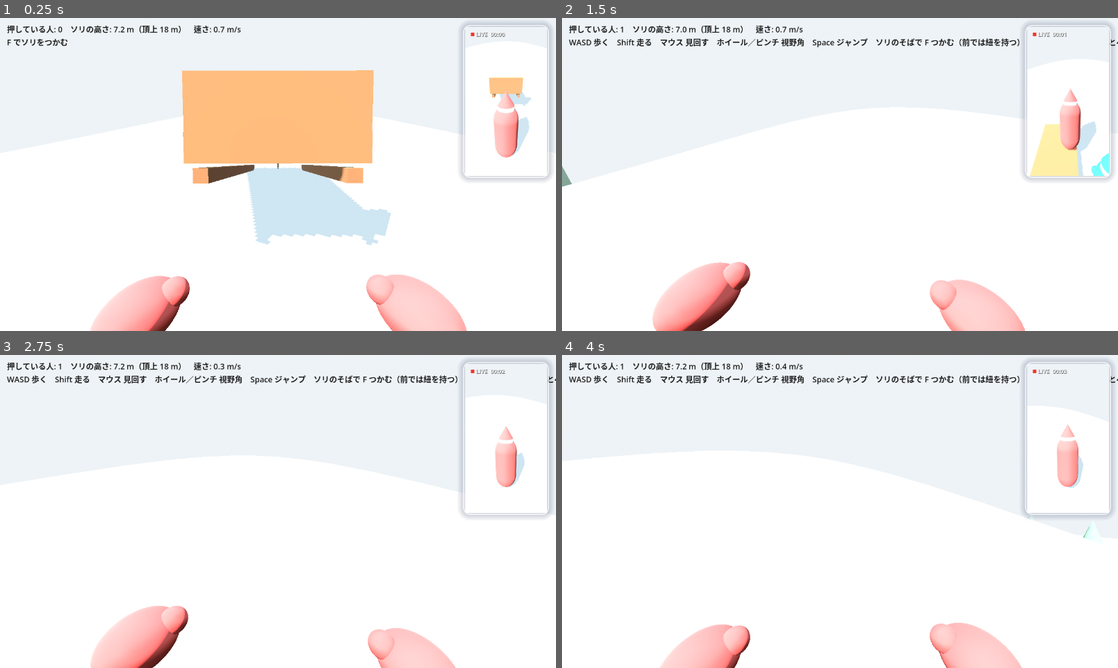
Above: before the commit, frames 1-4 (two rows, left to right).
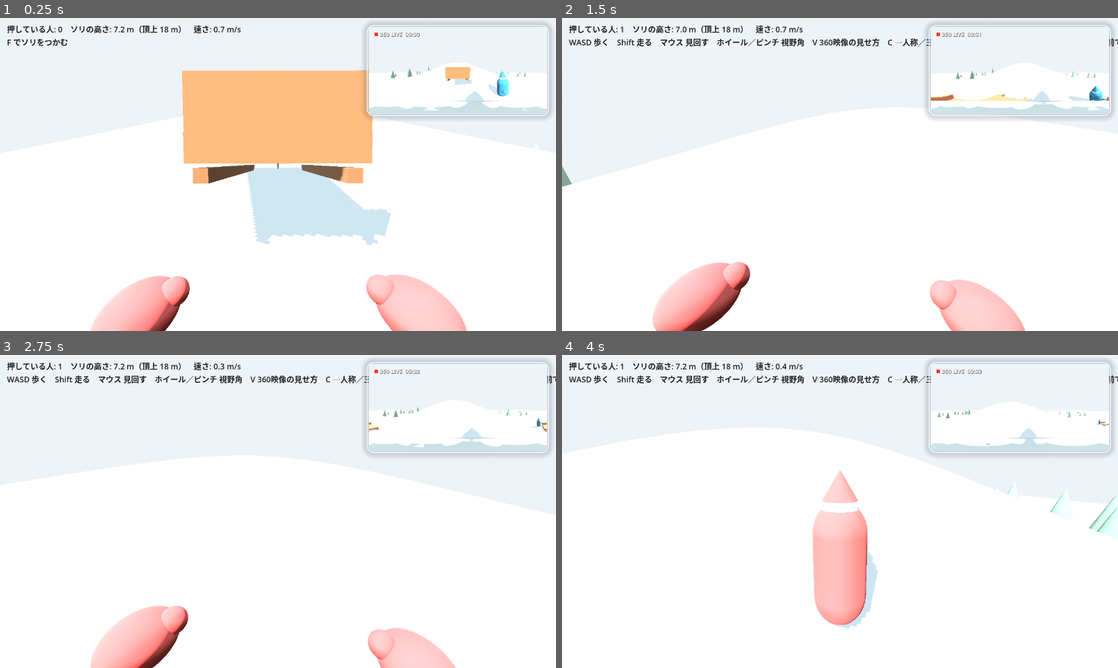
Above: after the commit, the same moments.

Repository: rigelpain/Lodge
Game: Godot game, scene res://main.tscn
Two runs of this game, one before a commit and one after it. Both use one fixed random seed, a clock stepped at 60 frames per second and the inputs below.
Inputs (mouse positions are in pixels of both pictures, inside the frame that each line leads up to):
- Up to frame 1 (0.25 s): no input
- Up to frame 2 (1.5 s): tap Enter at 0.5 s; move the mouse to (867, 174) at 0.52 s; hold W from 0.53 s (still down); tap R at 0.6 s; tap Space at 0.77 s; tap V at 0.8, 1.35 s; move the mouse to (812, 174) at 1.27 s
- Up to frame 3 (2.75 s): keep holding W; tap Space at 1.52 s; tap C at 1.55, 2.1 s; move the mouse to (289, 505) at 2.02 s; tap R at 2.3 s
- Up to frame 4 (4 s): keep holding W; move the mouse to (834, 517) at 2.77 s; tap R at 2.85 s; tap Space at 3.02, 3.77 s; tap V at 3.05, 3.6 s; move the mouse to (878, 514) at 3.52 s; tap C at 3.8 s

The runs differ from the first frame. In frame 1, 3.9% of the frame differs, in the area x 65-100%, y 1-52%; in frame 2, 5.0%; in frame 3, 3.5%; in frame 4, 11%, in the area x 17-100%, y 1-100%.

Commit message:
ライブ映像を頭上の 360° カメラの全天球に。C で一人称／三人称
代表の言葉「ライブ映像は自キャラの頭の上に 360 度カメラを付けていることにして、
その 360 度映像を出してほしい。いまはただの TPS」「三人称」。
頭のてっぺんに 6 台のカメラを置いて 6 方向を同時に撮り、シェーダで 1 枚の
全天球（正距円筒、中央が前・端が後ろ、水平は固定）に合成する。V でリトルプラネット。
本体の画面は C で一人称と三人称を切り替える（三人称では自分の体を映し、手は映さない）。
確かめ用に --third を足した。

Co-Authored-By: Claude Fable 5.1 <noreply@anthropic.com>

Diff:
--- a/game/main.gd
+++ b/game/main.gd
@@ -24,7 +24,6 @@
 var _duty := 0
 var _frames := 0
 var _sim_sent := false
-var pip_cam: Camera3D
 var pip_label: Label
 
 
@@ -78,27 +77,104 @@
 	add_child(layer)
 
 
-## 右上の縦長のライブ映像: 後ろ上から自分を追う、もう一つのカメラ
+## 右上のライブ映像: 自分の頭の上に載せた 360° カメラの映像。
+## 6 方向を同時に撮り、シェーダで 1 枚の全天球（正距円筒）に合成する。V でリトルプラネット
+const FACE_PX := 320
+const PIP_EQ := Vector2(420, 210)       # 全天球の窓 (2:1)
+const PIP_PLANET := Vector2(260, 260)   # リトルプラネットの窓
+# 面ごとの [前 A, 上 U, 右 R]。シェーダ側も同じ向きで読む
+const FACES := [
+	[Vector3(0, 0, -1), Vector3(0, 1, 0), Vector3(1, 0, 0)],   # 前
+	[Vector3(0, 0, 1), Vector3(0, 1, 0), Vector3(-1, 0, 0)],   # 後ろ
+	[Vector3(1, 0, 0), Vector3(0, 1, 0), Vector3(0, 0, 1)],    # 右
+	[Vector3(-1, 0, 0), Vector3(0, 1, 0), Vector3(0, 0, -1)],  # 左
+	[Vector3(0, 1, 0), Vector3(0, 0, 1), Vector3(1, 0, 0)],    # 上
+	[Vector3(0, -1, 0), Vector3(0, 0, -1), Vector3(1, 0, 0)],  # 下
+]
+const PIP_SHADER := """
+shader_type canvas_item;
+uniform sampler2D f0; uniform sampler2D f1; uniform sampler2D f2;
+uniform sampler2D f3; uniform sampler2D f4; uniform sampler2D f5;
+uniform int mode = 0;   // 0: 全天球  1: リトルプラネット
+
+vec4 sample_face(int i, vec2 uv) {
+	if (i == 0) return texture(f0, uv);
+	if (i == 1) return texture(f1, uv);
+	if (i == 2) return texture(f2, uv);
+	if (i == 3) return texture(f3, uv);
+	if (i == 4) return texture(f4, uv);
+	return texture(f5, uv);
+}
+
+// 向き d をどの面のどこで読むか（カメラの座標: 前 -z, 上 +y, 右 +x）
+vec4 sample_dir(vec3 d) {
+	vec3 a = abs(d);
+	int i; vec3 A; vec3 U; vec3 R;
+	if (a.x >= a.y && a.x >= a.z) {
+		if (d.x > 0.0) { i = 2; A = vec3(1,0,0); U = vec3(0,1,0); R = vec3(0,0,1); }
+		else { i = 3; A = vec3(-1,0,0); U = vec3(0,1,0); R = vec3(0,0,-1); }
+	} else if (a.y >= a.z) {
+		if (d.y > 0.0) { i = 4; A = vec3(0,1,0); U = vec3(0,0,1); R = vec3(1,0,0); }
+		else { i = 5; A = vec3(0,-1,0); U = vec3(0,0,-1); R = vec3(1,0,0); }
+	} else {
+		if (d.z < 0.0) { i = 0; A = vec3(0,0,-1); U = vec3(0,1,0); R = vec3(1,0,0); }
+		else { i = 1; A = vec3(0,0,1); U = vec3(0,1,0); R = vec3(-1,0,0); }
+	}
+	float t = dot(d, A);
+	vec2 uv = vec2(0.5 + 0.5 * dot(d, R) / t, 0.5 - 0.5 * dot(d, U) / t);
+	return sample_face(i, uv);
+}
+
+void fragment() {
+	vec3 d;
+	if (mode == 0) {
+		float lon = (UV.x - 0.5) * 6.2831853;
+		float lat = (0.5 - UV.y) * 3.1415927;
+		d = vec3(sin(lon) * cos(lat), sin(lat), -cos(lon) * cos(lat));
+		COLOR = sample_dir(d);
+	} else {
+		vec2 p = (UV - 0.5) * 2.0;
+		float r = length(p);
+		if (r > 1.0) { COLOR = vec4(0.08, 0.1, 0.16, 1.0); }
+		else {
+			float theta = 2.0 * atan(r * 5.0);          // 真下 0 → 地平線 → 空
+			float el = theta - 1.5707963;
+			float phi = atan(p.x, -p.y);                 // 上が前
+			d = vec3(sin(phi) * cos(el), sin(el), -cos(phi) * cos(el));
+			COLOR = sample_dir(d);
+		}
+	}
+}
+"""
+
+var pip_cams: Array[Camera3D] = []
+var pip_frame: PanelContainer
+var pip_mat: ShaderMaterial
+var pip_mode := 0
+
+
 func _make_pip() -> void:
-	var vp := SubViewport.new()
-	vp.size = Vector2i(396, 704)
-	vp.render_target_update_mode = SubViewport.UPDATE_ALWAYS
-	vp.msaa_3d = Viewport.MSAA_2X
-	add_child(vp)
-	pip_cam = Camera3D.new()
-	pip_cam.fov = 82
-	pip_cam.near = 0.1
-	pip_cam.cull_mask = (1 << 0) | (1 << 1)   # 世界と、あなたの体。手は映さない
-	vp.add_child(pip_cam)
-	pip_cam.current = true
-	pip_cam.global_position = player.global_position + Vector3.UP * 2.5 + player.global_basis.z * 2.2
+	var textures: Array[Texture2D] = []
+	for f in FACES:
+		var vp := SubViewport.new()
+		vp.size = Vector2i(FACE_PX, FACE_PX)
+		vp.render_target_update_mode = SubViewport.UPDATE_ALWAYS
+		add_child(vp)
+		var cam := Camera3D.new()
+		cam.fov = 90.0
+		cam.keep_aspect = Camera3D.KEEP_WIDTH
+		cam.near = 0.08
+		cam.cull_mask = (1 << 0) | (1 << 1)   # 世界と、あなたの体。手は映さない
+		vp.add_child(cam)
+		cam.current = true
+		pip_cams.append(cam)
+		textures.append(vp.get_texture())
+	_place_pip_cams()
 
 	var layer := CanvasLayer.new()
 	layer.layer = 2
 	add_child(layer)
-	var w := 198.0
-	var h := 352.0
-	var frame := PanelContainer.new()
+	pip_frame = PanelContainer.new()
 	var sb := StyleBoxFlat.new()
 	sb.bg_color = Color(1, 1, 1, 0.22)
 	sb.border_color = Color(1, 1, 1, 0.85)
@@ -107,55 +183,69 @@
 	sb.set_content_margin_all(5)
 	sb.shadow_size = 14
 	sb.shadow_color = Color(0.1, 0.15, 0.3, 0.2)
-	frame.add_theme_stylebox_override("panel", sb)
-	frame.anchor_left = 1.0
-	frame.anchor_right = 1.0
-	frame.offset_left = -(w + 16)
-	frame.offset_right = -16
-	frame.offset_top = 16
-	frame.offset_bottom = 16 + h
-	layer.add_child(frame)
-	var tex := TextureRect.new()
-	tex.texture = vp.get_texture()
-	tex.expand_mode = TextureRect.EXPAND_IGNORE_SIZE
-	tex.stretch_mode = TextureRect.STRETCH_SCALE
-	frame.add_child(tex)
+	pip_frame.add_theme_stylebox_override("panel", sb)
+	layer.add_child(pip_frame)
+	var view := ColorRect.new()
+	var sh := Shader.new()
+	sh.code = PIP_SHADER
+	pip_mat = ShaderMaterial.new()
+	pip_mat.shader = sh
+	for i in 6:
+		pip_mat.set_shader_parameter("f%d" % i, textures[i])
+	pip_mat.set_shader_parameter("mode", pip_mode)
+	view.material = pip_mat
+	pip_frame.add_child(view)
 	pip_label = Label.new()
 	pip_label.add_theme_font_size_override("font_size", 13)
 	pip_label.add_theme_color_override("font_color", Color.WHITE)
 	pip_label.add_theme_color_override("font_shadow_color", Color(0, 0, 0, 0.5))
 	pip_label.add_theme_constant_override("shadow_offset_y", 1)
+	layer.add_child(pip_label)
+	var dot := ColorRect.new()
+	dot.name = "Dot"
+	dot.color = Color(0.95, 0.2, 0.15)
+	layer.add_child(dot)
+	_layout_pip()
+
+
+func _layout_pip() -> void:
+	var size: Vector2 = PIP_EQ if pip_mode == 0 else PIP_PLANET
+	pip_frame.set_anchors_preset(Control.PRESET_TOP_RIGHT)
+	pip_frame.offset_left = -(size.x + 16)
+	pip_frame.offset_right = -16
+	pip_frame.offset_top = 16
+	pip_frame.offset_bottom = 16 + size.y
 	pip_label.set_anchors_preset(Control.PRESET_TOP_RIGHT)
-	pip_label.offset_left = frame.offset_left + 16
-	pip_label.offset_right = frame.offset_right - 8
+	pip_label.offset_left = pip_frame.offset_left + 16
+	pip_label.offset_right = pip_frame.offset_right - 8
 	pip_label.offset_top = 28
 	pip_label.offset_bottom = 48
-	layer.add_child(pip_label)
-	var dot := ColorRect.new()
-	dot.color = Color(0.95, 0.2, 0.15)
+	var dot: ColorRect = pip_label.get_parent().get_node("Dot")
 	dot.set_anchors_preset(Control.PRESET_TOP_RIGHT)
-	dot.offset_left = frame.offset_left + 18
+	dot.offset_left = pip_frame.offset_left + 18
 	dot.offset_right = dot.offset_left + 8
 	dot.offset_top = 34
 	dot.offset_bottom = 42
-	layer.add_child(dot)
-	pip_label.text = "    LIVE"
-
-
-func _process(dt: float) -> void:
-	if pip_cam == null:
+
+
+## 6 台のカメラを、頭のてっぺんに、体の向きに合わせて置く（水平は固定）
+func _place_pip_cams() -> void:
+	var head: Vector3 = player.global_position + Vector3.UP * 2.15
+	var yaw := Basis(Vector3.UP, player.rotation.y)
+	for i in FACES.size():
+		var f: Array = FACES[i]
+		var A: Vector3 = f[0]
+		var U: Vector3 = f[1]
+		var R: Vector3 = f[2]
+		pip_cams[i].global_transform = Transform3D(yaw * Basis(R, U, -A), head)
+
+
+func _process(_dt: float) -> void:
+	if pip_cams.is_empty():
 		return
-	# 自撮り棒のように、頭の後ろ上から前を向いて追う
-	var head: Vector3 = player.global_position + Vector3.UP * 1.5
-	var back: Vector3 = player.global_basis.z
-	back.y = 0
-	back = back.normalized()
-	var want := head + back * 2.2 + Vector3.UP * 1.1
-	want.y = max(want.y, height(want.x, want.z) + 0.5)
-	pip_cam.global_position = pip_cam.global_position.lerp(want, 1.0 - exp(-6.0 * dt))
-	pip_cam.look_at(head - back * 1.0, Vector3.UP)
+	_place_pip_cams()
 	var t := int(elapsed)
-	pip_label.text = "    LIVE  %02d:%02d" % [t / 60, t % 60]
+	pip_label.text = "    360 LIVE  %02d:%02d" % [t / 60, t % 60]
 
 
 func _make_world() -> void:
@@ -262,7 +352,7 @@
 		"押している人: %d　ソリの高さ: %.1f m（頂上 %.0f m）　速さ: %.1f m/s" % [sled.pushers, s.y, HILL_H, sled.linear_velocity.length()],
 	]
 	if player:
-		lines.append(player.prompt if player.prompt != "" else "WASD 歩く　Shift 走る　マウス 見回す　ホイール／ピンチ 視野角　Space ジャンプ　ソリのそばで F つかむ（前では紐を持つ）　E 乗る　R ソリをふもとへ　Esc マウスを離す")
+		lines.append(player.prompt if player.prompt != "" else "WASD 歩く　Shift 走る　マウス 見回す　ホイール／ピンチ 視野角　V 360映像の見せ方　C 一人称／三人称　Space ジャンプ　ソリのそばで F つかむ（前では紐を持つ）　E 乗る　R ソリをふもとへ　Esc マウスを離す")
 	hud.text = "\n".join(lines)
 
 	# --sim: あなたが W を押し続けたことにする（吸い付き→押すの確かめ用）
@@ -298,6 +388,9 @@
 			evd.pressed = true
 			Input.parse_input_event(evd)
 			return
+		if args.has("third"):
+			player.third = true
+			player.cam.cull_mask = (1 << 0) | (1 << 1)
 		if args["sim"] == "1":
 			player.grab()
 		var ev := InputEventKey.new()
@@ -331,5 +424,10 @@
 
 
 func _unhandled_input(e: InputEvent) -> void:
-	if e is InputEventKey and e.pressed and not e.echo and e.physical_keycode == KEY_R:
-		sled.reset_to(START + Vector3(0, height(START.x, START.z - 3) + 0.6, -3))
+	if e is InputEventKey and e.pressed and not e.echo:
+		if e.physical_keycode == KEY_R:
+			sled.reset_to(START + Vector3(0, height(START.x, START.z - 3) + 0.6, -3))
+		elif e.physical_keycode == KEY_V and pip_mat:
+			pip_mode = 1 - pip_mode
+			pip_mat.set_shader_parameter("mode", pip_mode)
+			_layout_pip()
--- a/game/player.gd
+++ b/game/player.gd
@@ -27,6 +27,8 @@
 var pulling := false
 var prompt := ""             # 画面に出す一言（main.gd が読む）
 var base_fov := 75.0         # ホイールで変える視野角
+var third := false           # C で三人称
+var _pitch := 0.0
 var _col: CollisionShape3D
 var _t := 0.0
 var _snap := 0.0             # 吸い付きの途中（0→1）
@@ -124,7 +126,7 @@
 func _unhandled_input(e: InputEvent) -> void:
 	if e is InputEventMouseMotion and Input.mouse_mode == Input.MOUSE_MODE_CAPTURED:
 		rotate_y(-e.relative.x * 0.003)
-		cam.rotation.x = clamp(cam.rotation.x - e.relative.y * 0.003, -1.4, 1.3)
+		_pitch = clamp(_pitch - e.relative.y * 0.003, -1.4, 1.3)
 	elif e is InputEventMagnifyGesture:
 		# トラックパッドのピンチ: 広げると寄る（視野角が狭まる）
 		base_fov = clamp(base_fov / e.factor, 50.0, 110.0)
@@ -139,6 +141,10 @@
 		match e.physical_keycode:
 			KEY_ESCAPE:
 				Input.mouse_mode = Input.MOUSE_MODE_VISIBLE
+			KEY_C:
+				third = not third
+				# 三人称では自分の体を映し、一人称の手は映さない
+				cam.cull_mask = (1 << 0) | (1 << 1) if third else (1 << 0) | (1 << 2)
 			KEY_F:
 				match mode:
 					Mode.GRIP, Mode.ROPE:
@@ -324,11 +330,29 @@
 	return cam.to_global(Vector3(0.2, -0.3, -0.4))
 
 
+func _place_camera(dt: float, bob: float, working: bool) -> void:
+	var eye_y := 1.55 + (bob * 0.02 if working else 0.0)
+	if not third:
+		cam.position = cam.position.lerp(Vector3(0, eye_y, 0), min(1.0, dt * 10.0))
+		cam.rotation = Vector3(_pitch, 0, 0)
+		return
+	# 三人称: 頭の少し上を中心に、後ろ上から見下ろす。地面に潜らない
+	var pivot := Vector3(0, 1.6, 0)
+	var offset := Vector3(0, 0.6, 3.4).rotated(Vector3.RIGHT, clamp(_pitch, -0.6, 1.0))
+	var want := pivot + offset
+	var want_w := to_global(want)
+	var floor_y: float = get_parent().height(want_w.x, want_w.z) + 0.4
+	if want_w.y < floor_y:
+		want.y += floor_y - want_w.y
+	cam.position = cam.position.lerp(want, min(1.0, dt * 8.0))
+	cam.look_at(to_global(pivot), Vector3.UP)
+
+
 func _pose_hands(dt: float) -> void:
 	var bob := sin(_t * 9.0)
 	var working := pushing or pulling
 	# 押す・引くと視点がわずかに揺れ、画角が少し広がる
-	cam.position.y = lerp(cam.position.y, 1.55 + (bob * 0.02 if working else 0.0), min(1.0, dt * 10.0))
+	_place_camera(dt, bob, working)
 	cam.fov = lerp(cam.fov, base_fov + (4.0 if working else 0.0), min(1.0, dt * 4.0))
 	for h in hands:
 		var s: int = h.get_meta("side")
